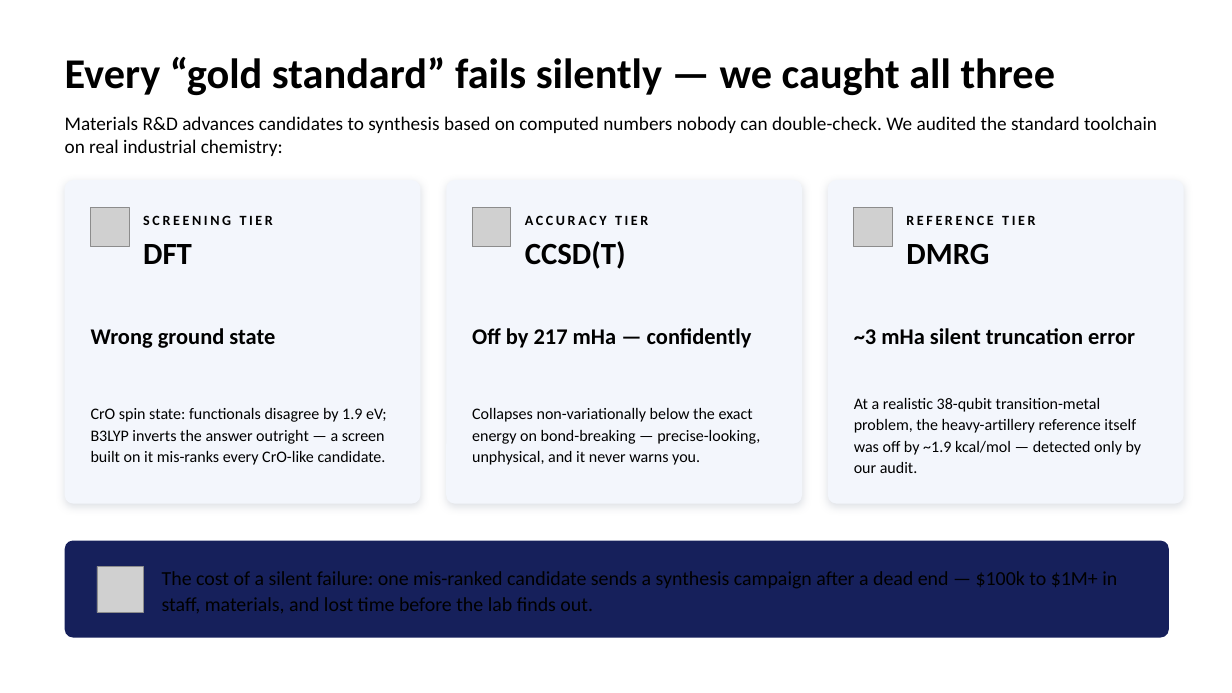
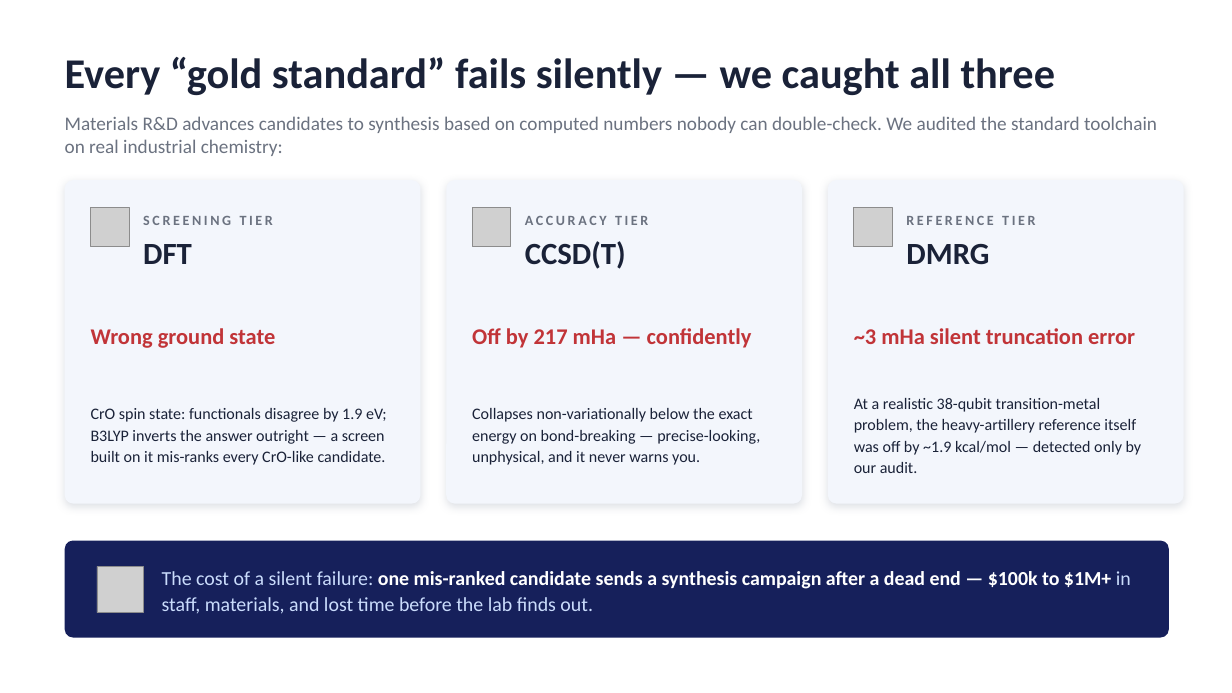
Before and after one commit to christianmetzl/potomac_advancedmaterials, a slide deck: slide 2 of docs/MATGENQ_Audit_CxO.pptx. Drawn at 1232x693 pixels with LibreOffice and Linux fonts; fonts in the diff are those of the drawing; grey boxes stand for pictures. Boxes give left, top, right and bottom in pixels: in the first picture for what was removed or moved away, otherwise in the second. Text is boxed around its words. In the diff, an @@ line names an element or a change of style, - is before the commit and + after.

```diff
--- a/docs/MATGENQ_Audit_CxO.pptx
+++ b/docs/MATGENQ_Audit_CxO.pptx
@@ text colour #000000 to #6B7280 in 4 elements at <box>65,116,1157,156</box>, <box>143,216,273,225</box>, <box>525,216,648,225</box>, <box>906,216,1035,225</box> @@
@@ text colour #000000 to #C13438 in 3 elements at <box>91,328,275,348</box>, <box>472,328,752,348</box>, <box>854,328,1135,344</box> @@
@@ text colour #000000 to #1A2238 in 7 elements at <box>65,57,1056,95</box>, <box>143,244,192,264</box>, <box>91,408,387,465</box>, <box>525,241,626,269</box>, <box>472,408,760,465</box>, <box>906,244,989,265</box>, <box>854,398,1142,473</box> @@
@@ text "The cost of a silent ..." at <box>162,571,1131,614</box>: text colour #000000 to #CADCFC in "The cost of a silent failure: in ..."; text colour #000000 to #FFFFFF, bold on in "one mis-ranked candidate sends a synthesis campaign ..." @@
```
Also in this commit, not shown: 6 other slides changed.
